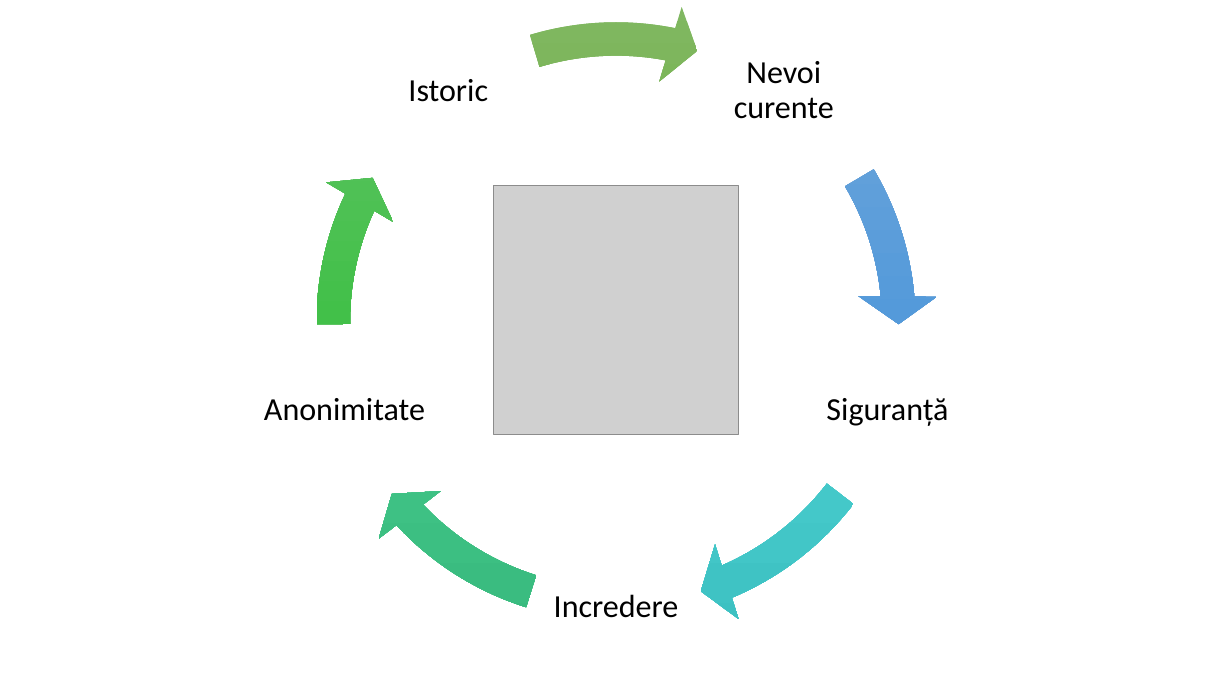
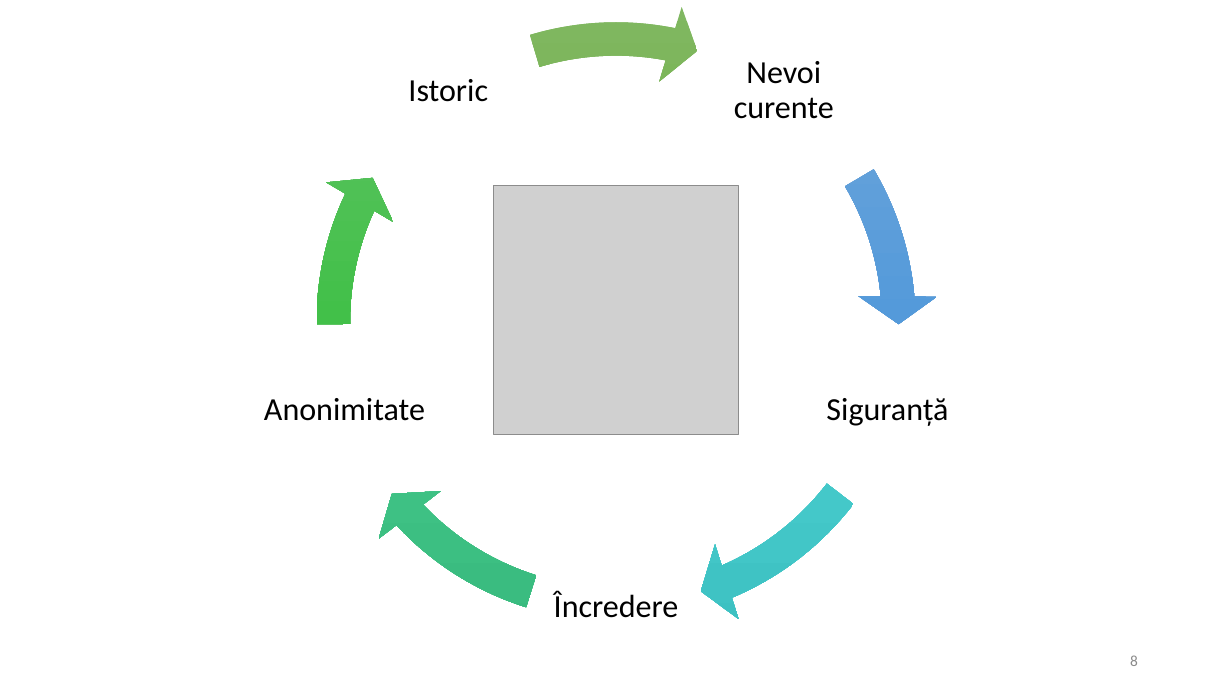
Before and after one commit to AlenaHa/Bachelor-Thesis, a slide deck: slide 8 of Licenta2018HardonElena/Blockchain usage in secured voting.pptx (slide 6 before the commit). Drawn at 1232x693 pixels with LibreOffice and Linux fonts; fonts in the diff are those of the drawing; grey boxes stand for pictures. Boxes give left, top, right and bottom in pixels: in the first picture for what was removed or moved away, otherwise in the second. Text is boxed around its words. In the diff, an @@ line names an element or a change of style, - is before the commit and + after.

```diff
--- a/Licenta2018HardonElena/Blockchain usage in secured voting.pptx
+++ b/Licenta2018HardonElena/Blockchain usage in secured voting.pptx
@@ text at [554,590,679,618]: text changed @@
-Incredere
+Încredere
@@ page number added at [1130,655,1138,666], 12 pt, text #8C8C8C @@
+8
```
Also in this commit, not shown: 7 other slides changed, 6 slides added, 2 slides removed, 1 other file.
